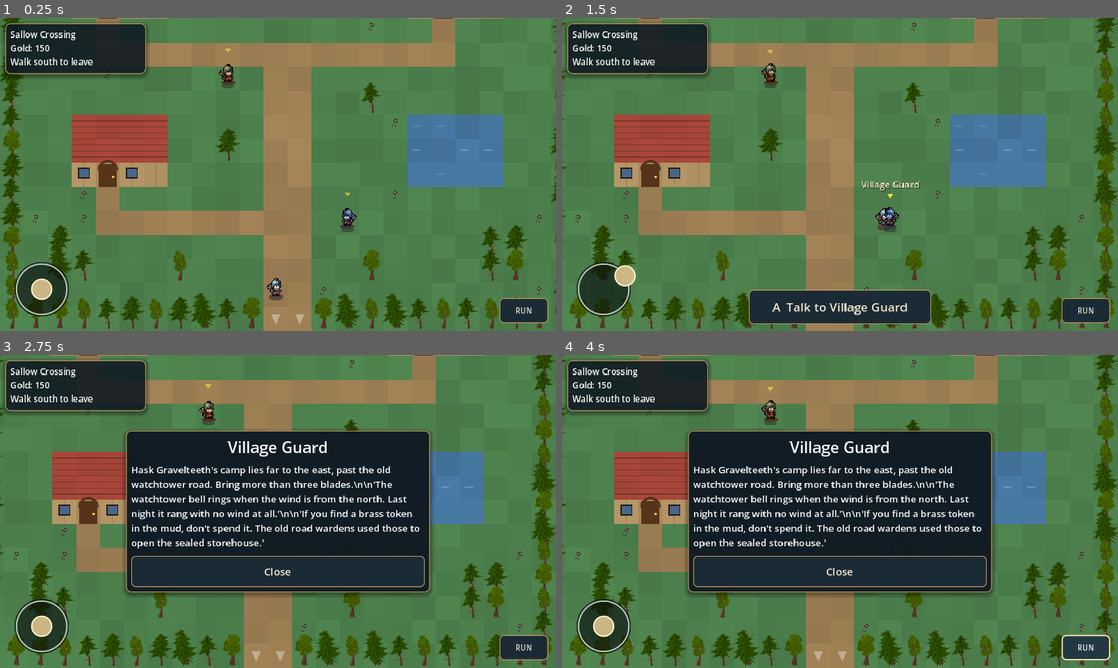
Above: before the commit, frames 1-4 (two rows, left to right).
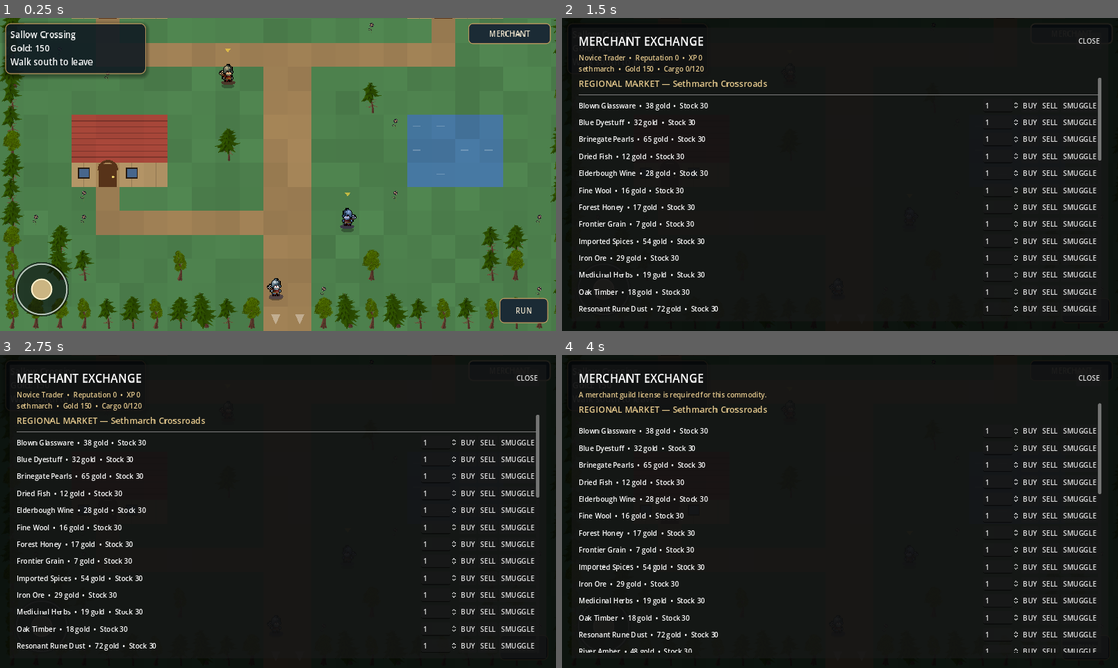
Above: after the commit, the same moments.

Repository: ninjun42215-gif/KindleWake
Game: Godot game, scene res://Location.tscn
Two runs of this game, one before a commit and one after it. Both use one fixed random seed, a clock stepped at 60 frames per second and the inputs below. This scene is started directly instead of the project's main scene.
Inputs (mouse positions are in pixels of both pictures, inside the frame that each line leads up to):
- Up to frame 1 (0.25 s): no input
- Up to frame 2 (1.5 s): click (1073, 33) at 0.5 s, where only the run after the commit has a clickable "MERCHANT"; drag from (606, 290) to (895, 105) at 1.27 s
- Up to frame 3 (2.75 s): click (278, 642) at 2 s, where only the run before the commit has a clickable "A Talk to Village Guard"
- Up to frame 4 (4 s): click "RUN" at 2.75 s; click "RUN: ON" (after the commit: "RUN") at 3.5 s

The runs differ from the first frame. In frame 1, 1.0% of the frame differs, in the area x 84-100%, y 1-9%; in frame 2, 97%, in the area x 0-100%, y 0-100%; in frame 3, 78%; in frame 4, 78%.

Commit message:
feat: expose merchant exchange in settlements

Diff:
--- a/Kindlewake/scripts/ui/location_scene.gd
+++ b/Kindlewake/scripts/ui/location_scene.gd
@@ -7,6 +7,7 @@
 const ExplorationControls = preload("res://scripts/ui/exploration_controls.gd")
 const VirtualStick = preload("res://scripts/ui/virtual_stick.gd")
 const PremiumUITheme = preload("res://scripts/ui/premium_ui_theme.gd")
+const MerchantScreenScript = preload("res://scripts/ui/merchant_screen.gd")
 ## Towns and building interiors (data/locations.json, rules in LocalMap).
 ## Walk with tap / drag like the overworld. Walking into a door loads the next map (town -> house -> town) inside this
 ## scene; walking onto the exit (E) of a town returns to the overworld. People and objects ("spots") are used with the
@@ -40,6 +41,8 @@
 var spot_text: Label
 var spot_buttons: VBoxContainer
 var party_screen: PartyScreen
+var merchant_screen: Control
+var merchant_origin_region: String = ""
 var move_stick: VirtualStick
 var run_btn: Button
 var run_toggled: bool = false
@@ -85,7 +88,7 @@
 # ------------------------------------------------------------------ input and movement
 
 func _unhandled_input(event: InputEvent) -> void:
-    if panel_open or party_screen.visible or leaving:
+    if panel_open or party_screen.visible or (merchant_screen != null and merchant_screen.visible) or leaving:
         return
     if event is InputEventMouseButton:
         var mb := event as InputEventMouseButton
@@ -113,7 +116,7 @@
 func _process(delta: float) -> void:
     if leaving:
         return
-    if not panel_open and not party_screen.visible:
+    if not panel_open and not party_screen.visible and (merchant_screen == null or not merchant_screen.visible):
         moving_vector = ExplorationControls.movement_vector()
         if move_stick != null and move_stick.value.length() > moving_vector.length():
             moving_vector = move_stick.value
@@ -573,6 +576,21 @@
 
 func _on_party_closed() -> void:
     hud_text = ""
+
+
+func _open_merchant() -> void:
+    if panel_open or party_screen.visible or leaving:
+        return
+    merchant_origin_region = GameState.active_region_id
+    merchant_screen.call("open_exchange")
+
+
+func _on_merchant_closed() -> void:
+    hud_text = ""
+    if merchant_origin_region != GameState.active_region_id:
+        get_tree().change_scene_to_file("res://World.tscn")
+        return
+    GameState.save_campaign("auto_a")
 
 
 # ------------------------------------------------------------------ drawing
@@ -848,6 +866,11 @@
     info_panel.add_child(info_label)
     root.add_child(info_panel)
     info_panel.set_anchors_and_offsets_preset(Control.PRESET_TOP_LEFT, Control.PRESET_MODE_MINSIZE, 12)
+    var merchant_btn := _btn("MERCHANT", _open_merchant, 17)
+    merchant_btn.custom_minimum_size = Vector2(190, 48)
+    root.add_child(merchant_btn)
+    merchant_btn.set_anchors_and_offsets_preset(Control.PRESET_TOP_RIGHT, Control.PRESET_MODE_MINSIZE, 12)
+    merchant_btn.grow_horizontal = Control.GROW_DIRECTION_BEGIN
 
     prompt_btn = _btn("Talk", _on_prompt_pressed, 28)
     prompt_btn.custom_minimum_size = Vector2(420, 84)
@@ -898,6 +921,11 @@
     party_screen.set_anchors_and_offsets_preset(Control.PRESET_FULL_RECT)
     party_screen.visible = false
     party_screen.closed.connect(_on_party_closed)
+    merchant_screen = MerchantScreenScript.new()
+    root.add_child(merchant_screen)
+    merchant_screen.set_anchors_and_offsets_preset(Control.PRESET_FULL_RECT)
+    merchant_screen.visible = false
+    merchant_screen.connect("closed", Callable(self, "_on_merchant_closed"))
 
 
 func _update_hud() -> void:
